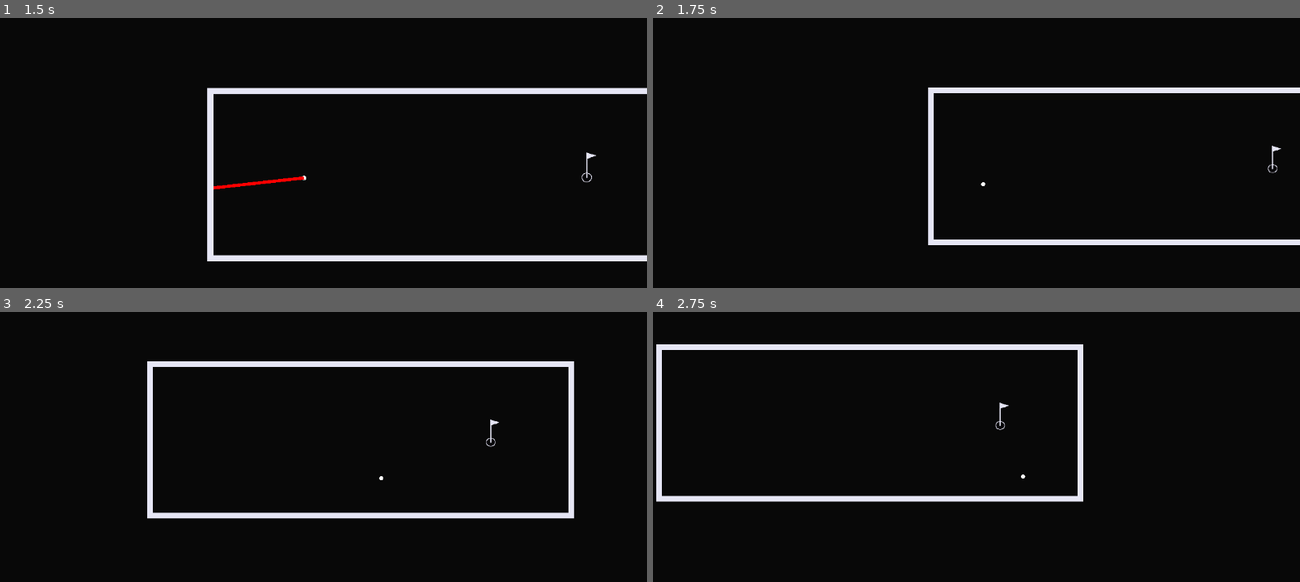
Above: before the commit, frames 1-4 (two rows, left to right).
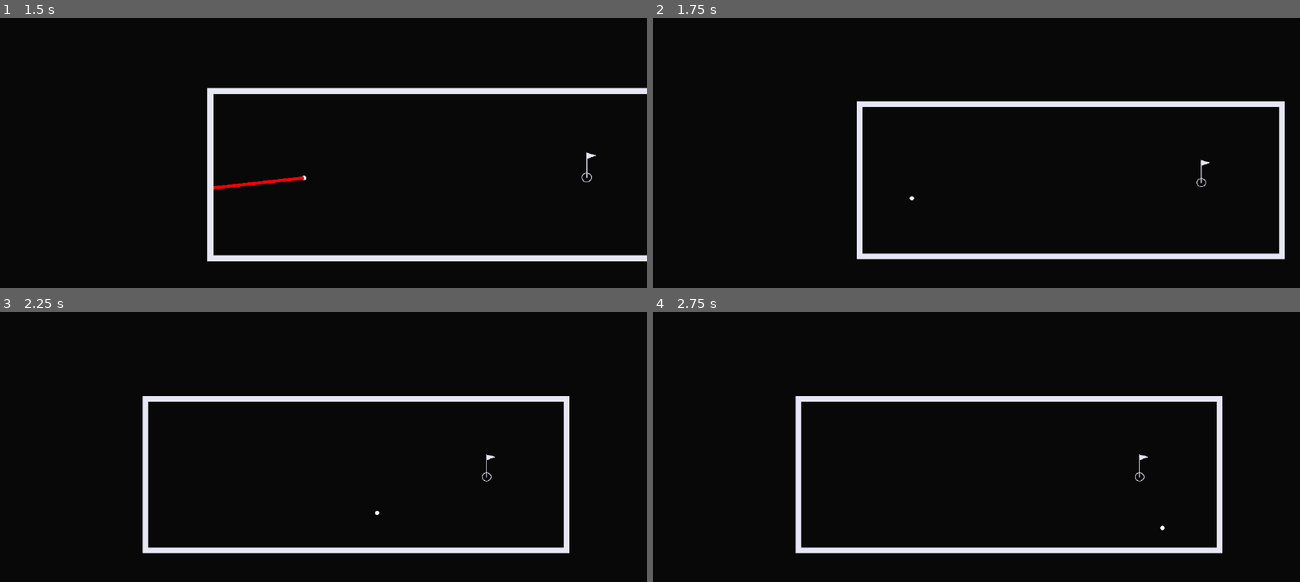
Above: after the commit, the same moments.

Repository: Renovare10/dimensional-golf
Game: Godot game, scene res://ui/MainMenu.tscn
The game is run twice, just before and just after one commit, with the same random seed, the same clock (stepped at 60 frames per second) and the same inputs.
Inputs (mouse positions are in pixels of both pictures, inside the frame that each line leads up to):
- Up to frame 1 (1.5 s): click "Play" at 0.5 s; tap Enter at 1.25 s; move the mouse to (465, 158) at 1.27 s; hold Right (ui_right) from 1.28 s (still down); tap Mouse wheel up (zoom_in, bound only after the commit) at 1.35 s; click (465, 158) at 1.42 s
- Up to frame 2 (1.75 s): keep holding Right (ui_right); tap Up (ui_up) at 1.52 s; tap Mouse wheel down (zoom_out, bound only after the commit) at 1.55 s
- Up to frame 3 (2.25 s): release Right (ui_right) at 2 s; drag from (194, 490) to (569, 452) at 2.02 s
- Up to frame 4 (2.75 s): no input

Frame 1 is identical in both runs. In frame 2, 6.9% of the frame differs, in the area x 31-100%, y 25-90%; in frame 3, 7.7%; in frame 4, 7.9%, in the area x 0-88%, y 11-90%.

Commit message:
Added camera keybinds

Diff:
--- a/project.godot
+++ b/project.godot
@@ -36,6 +36,16 @@
 "events": [Object(InputEventKey,"resource_local_to_scene":false,"resource_name":"","device":-1,"window_id":0,"alt_press …(192 unchanged characters)…
 ]
 }
+zoom_in={
+"deadzone": 0.2,
+"events": [Object(InputEventMouseButton,"resource_local_to_scene":false,"resource_name":"","device":-1,"window_id":0,"alt_pressed":false,"shift_pressed":false,"ctrl_pressed":false,"meta_pressed":false,"button_mask":0,"position":Vector2(0, 0),"global_position":Vector2(0, 0),"factor":1.0,"button_index":4,"canceled":false,"pressed":false,"double_click":false,"script":null)
+]
+}
+zoom_out={
+"deadzone": 0.2,
+"events": [Object(InputEventMouseButton,"resource_local_to_scene":false,"resource_name":"","device":-1,"window_id":0,"alt_pressed":false,"shift_pressed":false,"ctrl_pressed":false,"meta_pressed":false,"button_mask":0,"position":Vector2(0, 0),"global_position":Vector2(0, 0),"factor":1.0,"button_index":5,"canceled":false,"pressed":false,"double_click":false,"script":null)
+]
+}
 
 [physics]
 
